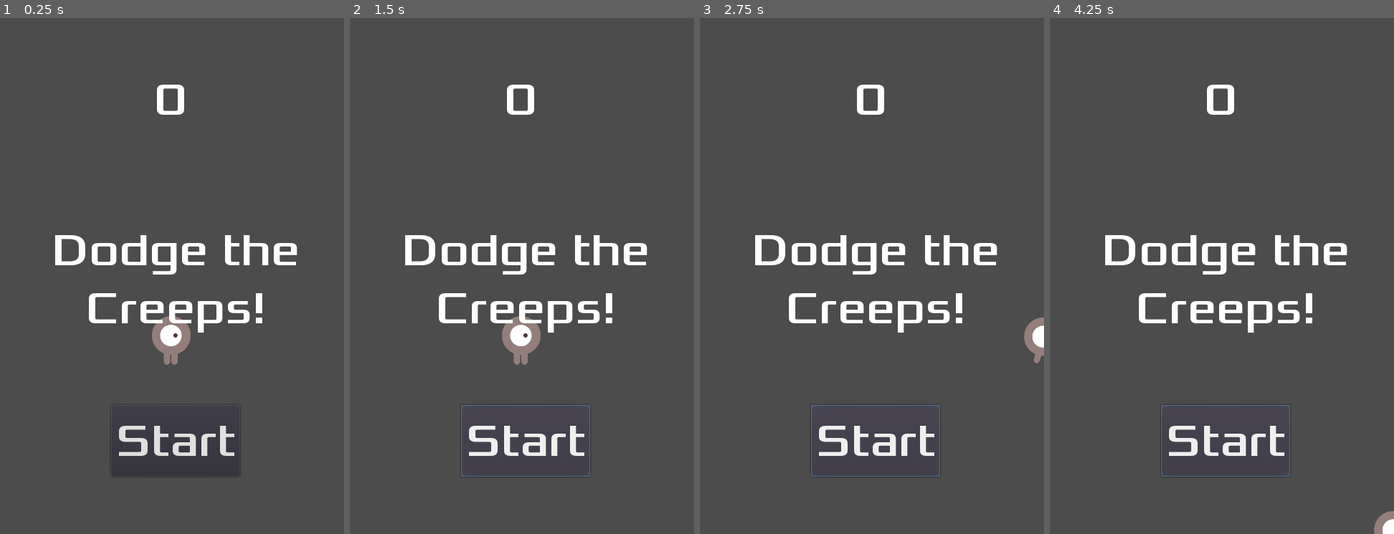
Above: before the commit, frames 1-4 (left to right).
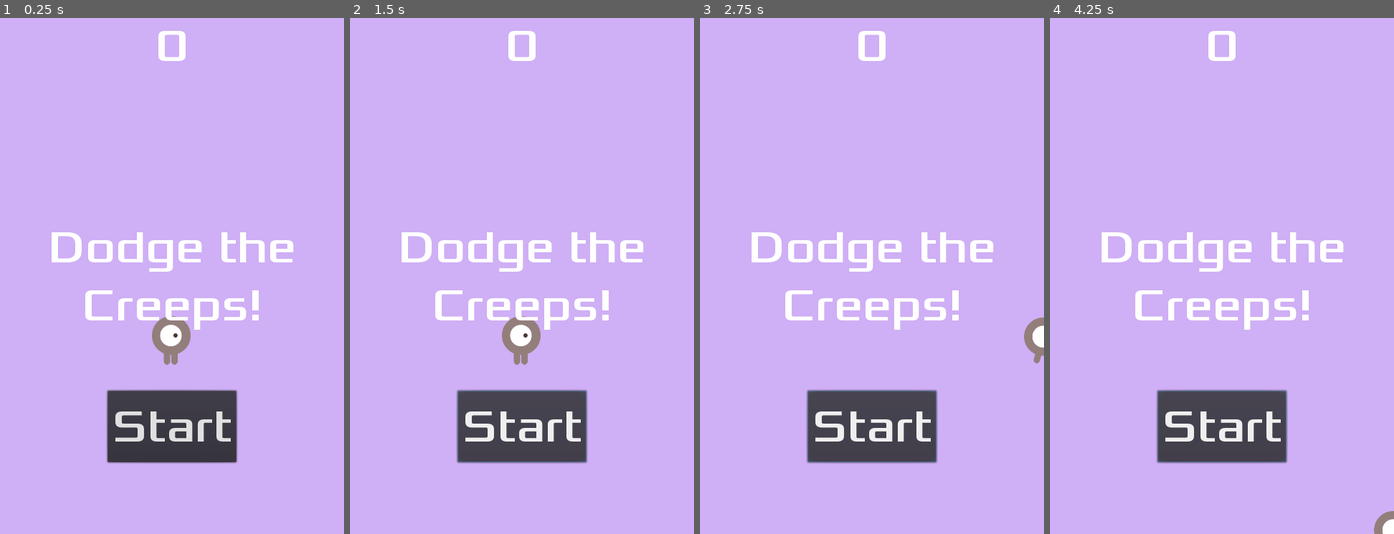
Above: after the commit, the same moments.

Repository: SandraRuPo/dodgeTheCreepSandra
Game: Godot game, scene res://Main.tscn
Same seed, same stepped clock (60 frames per second), same inputs: the game is played once before the commit and once after it. This scene is started directly instead of the project's main scene.
Inputs:
- Up to frame 1 (0.25 s): no input
- Up to frame 2 (1.5 s): click "Start" at 0.5 s; click "Start" at 1.25 s
- Up to frame 3 (2.75 s): tap Enter at 2 s; hold Right (move_right) from 2.03 s (still down)
- Up to frame 4 (4.25 s): release Right (move_right) at 2.78 s; hold Down (move_down) 2.78-3.53 s; hold Right (move_right) from 3.53 s (still down)

The runs differ from the first frame. In frame 1, 95% of the frame differs, in the area x 0-100%, y 0-100%; in frame 2, 95%; in frame 3, 95%; in frame 4, 95%.
Error in both runs: Invalid set index 'text' (on base: 'null instance') with value of type 'String'. (res://HUD.gd:5)

Commit message:
Canviem fons

Diff:
--- a/DodgeTheCreepSandra/HUD.tscn
+++ b/DodgeTheCreepSandra/HUD.tscn
@@ -11,19 +11,18 @@
 script = ExtResource( 2 )
 
 [node name="ScoreLabel" type="Label" parent="."]
-margin_left = 215.0
-margin_top = 75.0
-margin_right = 260.0
-margin_bottom = 153.0
+anchor_right = 1.0
+margin_bottom = 78.0
 custom_fonts/font = SubResource( 1 )
 text = "0"
 align = 1
 
 [node name="Missatge" type="Label" parent="."]
-margin_left = 56.0
-margin_top = 285.0
-margin_right = 435.0
-margin_bottom = 444.0
+anchor_top = 0.5
+anchor_right = 1.0
+anchor_bottom = 0.5
+margin_top = -79.5
+margin_bottom = 79.5
 rect_pivot_offset = Vector2( 692, 504 )
 custom_fonts/font = SubResource( 1 )
 text = "Dodge the
@@ -32,10 +31,14 @@
 autowrap = true
 
 [node name="StartButton" type="Button" parent="."]
-margin_left = 155.0
-margin_top = 540.0
-margin_right = 335.0
-margin_bottom = 640.0
+anchor_left = 0.5
+anchor_top = 1.0
+anchor_right = 0.5
+anchor_bottom = 1.0
+margin_left = -90.0
+margin_top = -200.0
+margin_right = 90.0
+margin_bottom = -100.0
 custom_fonts/font = SubResource( 1 )
 text = "Start"
 
--- a/DodgeTheCreepSandra/Main.tscn
+++ b/DodgeTheCreepSandra/Main.tscn
@@ -13,6 +13,11 @@
 [node name="Main" type="Node"]
 script = ExtResource( 2 )
 mob_scene = ExtResource( 3 )
+
+[node name="ColorRect" type="ColorRect" parent="."]
+anchor_right = 1.0
+anchor_bottom = 1.0
+color = Color( 0.815686, 0.690196, 0.964706, 1 )
 
 [node name="Player" parent="." instance=ExtResource( 1 )]
 
